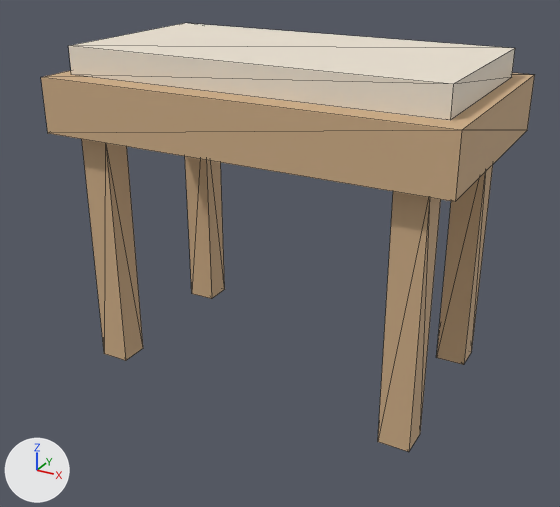
An edit to the glTF model storage/picture/mocan-45.glb, drawn before and after from the same camera.
One viewpoint serves both versions: a 50 mm camera at (0.519, -0.972, 0.66) aimed at (0.005, -0.038, 0.193). Every picture has the same lights, and +X, +Y and +Z are marked at lower left. The picture after the commit comes second. Mesh edges are drawn as thin lines. Vertices at exactly the same position are counted once.

Names of what the first picture shows: 'furniture'.
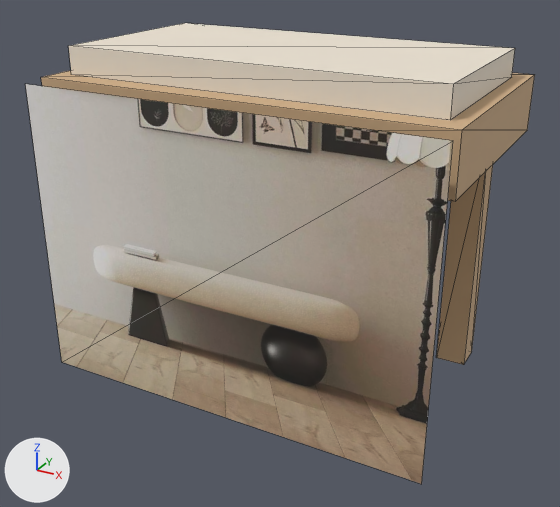
Patch to the scene script:
```diff
--- a/storage/picture/mocan-45.glb.py
+++ b/storage/picture/mocan-45.glb.py
@@ img_image_0 @@
+img_image_0 = load_image('Image_0', '_unpacked/Image_0', 800, 800, 'sRGB')
@@ mat_photo @@
+mat_photo = principled_material('photo')
+mat_photo.texture = img_image_0
+mat_photo.roughness = 0.85
@@ me_mesh_0 @@
 # used by ob_furniture; location = (0.0, 0.0, 0.0)
 # verts and faces of me_mesh_0; kept vertices keep their numbers, new ones are numbered from 48
-me_mesh_0.from_pydata(...)  # 48 vertices, 72 faces; spans x -0.3..0.3, y -0.175..0.175, z 0.0..0.49
+me_mesh_0.from_pydata(...)  # 52 vertices, 74 faces; spans x -0.3..0.3, y -0.205..0.175, z 0.0..0.49
+# me_mesh_0 part 1
+verts[48] = (-0.3, -0.205, 0.004)  # pixel (61, 362)
+verts[49] = (0.3, -0.205, 0.004)  # pixel (421, 484)
+verts[50] = (0.3, -0.205, 0.446)  # pixel (453, 140)
+verts[51] = (-0.3, -0.205, 0.446)  # pixel (25, 83)
+faces += [(48, 49, 50), (48, 50, 51)]  # mat_photo (picture img_image_0)
 me_mesh_0.materials.append(mat_wood)
 me_mesh_0.materials.append(mat_cushion)
+me_mesh_0.materials.append(mat_photo)  # picture img_image_0
```

Location of each change, [x1, y1, x2, y2] in pixels of the pictures (560 x 507 px):
'furniture', reshaped (7% taller)
    before: [41, 23, 535, 452]
    after: [25, 23, 535, 484]
part 1 of me_mesh_0, added
    after: [25, 84, 453, 484]
